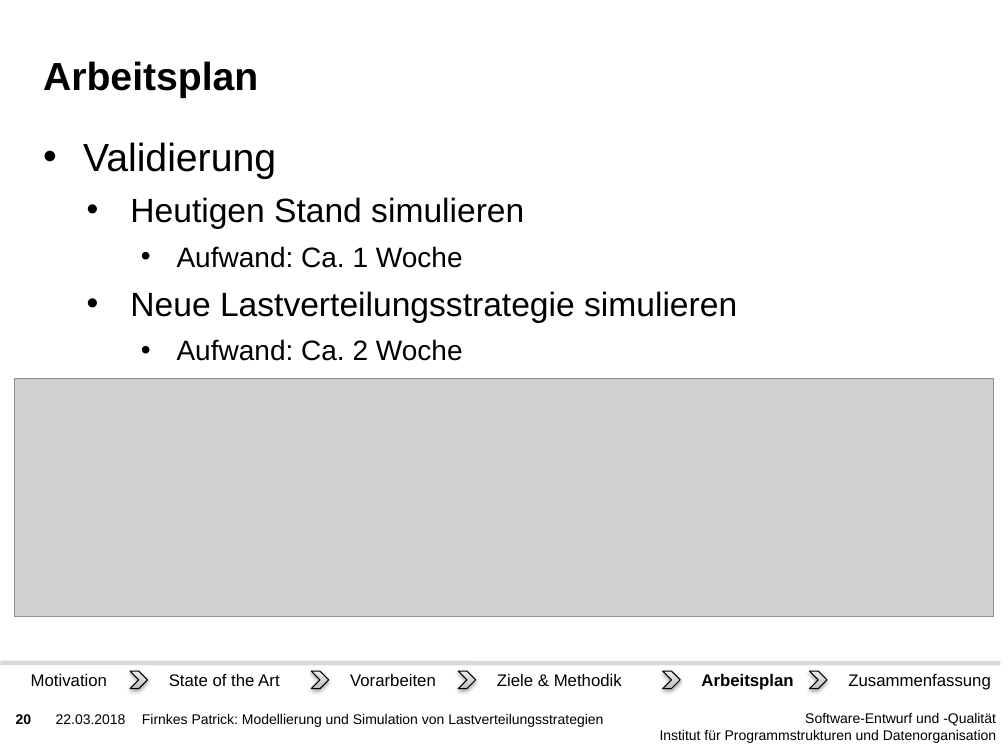
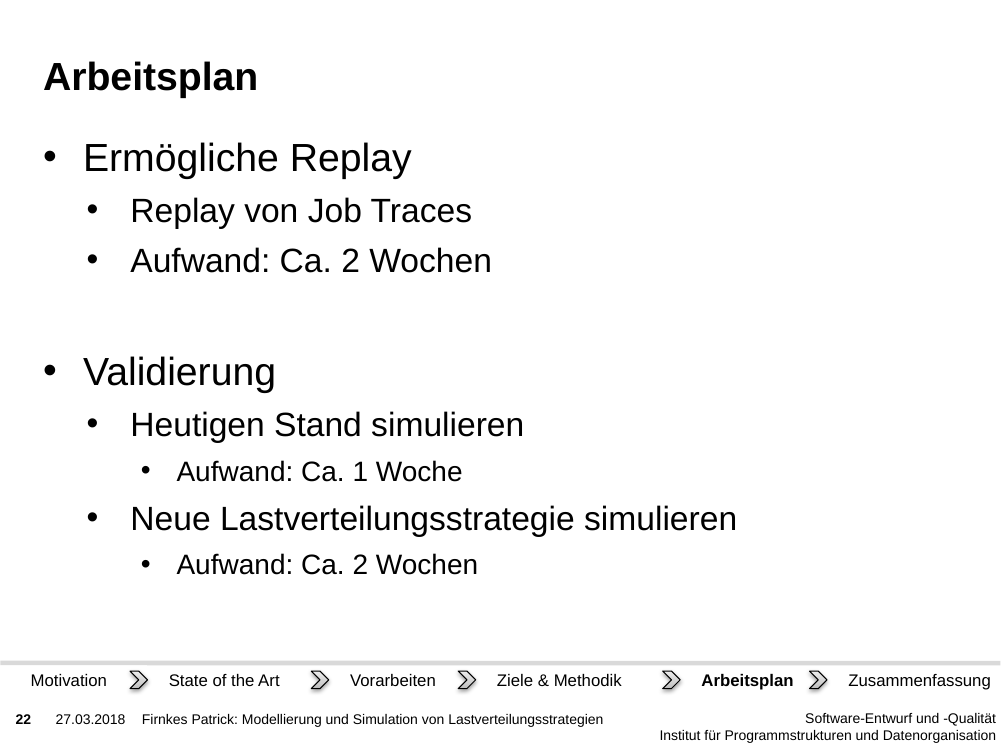
Before and after one commit to PatFirn/wlcg-loadbalancing, a slide deck: slide 22 of presentations/projekt-antrag.pptx (slide 20 before the commit). Drawn at 1008x756 pixels with LibreOffice and Linux fonts; fonts in the diff are those of the drawing; grey boxes stand for pictures; background and template pictures are left out. Boxes give left, top, right and bottom in pixels: in the first picture for what was removed or moved away, otherwise in the second. Text is boxed around its words. In the diff, an @@ line names an element or a change of style, - is before the commit and + after.

```diff
--- a/presentations/projekt-antrag.pptx
+++ b/presentations/projekt-antrag.pptx
@@ text at [83,142,492,273]: paragraphs added @@
+• Ermögliche Replay
+  • Replay von Job Traces
+  • Aufwand: Ca. 2 Wochen
@@ picture removed at [14,379,994,617] @@
@@ text at [177,553,478,575]: text changed @@
-    • Aufwand: Ca. 2 Woche
+    • Aufwand: Ca. 2 Wochen
@@ page number at [16,714,32,724]: text changed @@
-20
+22
@@ text at [56,714,126,724]: text changed @@
-22.03.2018
+27.03.2018
```
Also in this commit, not shown: 29 other slides changed, 3 slides added.
